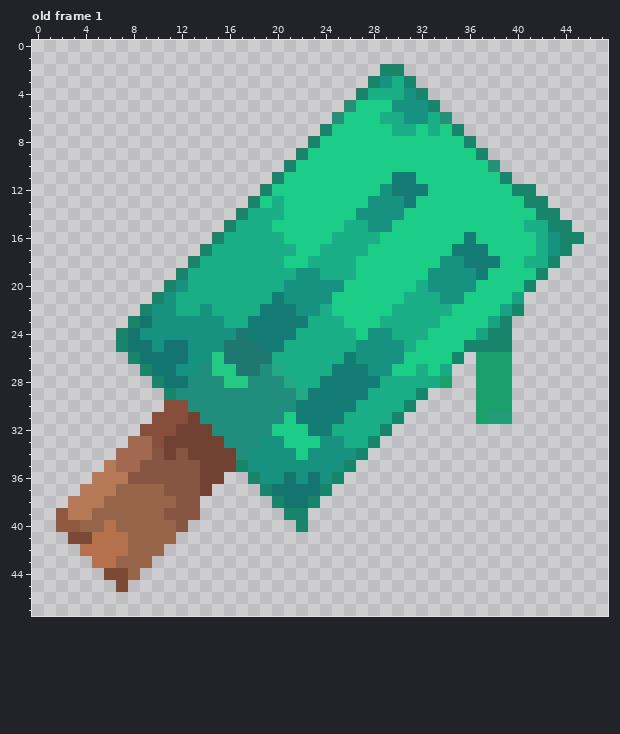
A animated GIF sprite gets an edit: site/img/mcc/cos/accessories/PopsicleGiga.gif. Above, as it was before the edit.
The file is 48x48 pixels. Colours within 5 levels of each other are drawn and written as one. Shown: old frame 1. The commit also changed other frames, which this record leaves out.
After:
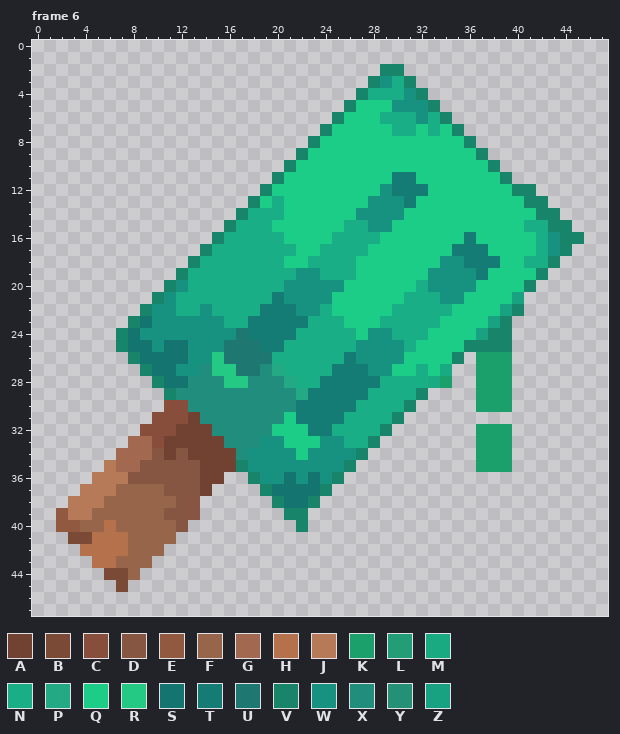
Palette (. is transparent): A #714131  B #7a4a36  C #874e3b  D #875643  E #925941  F #976549  G #a26850  H #b4714b  J #b67a58  K #1ca06b  L #229d76  M #19aa81  N #1aae87  P #23aa84  Q #1bcd87  R #24c984  S #147470  T #157b75  U #1f7772  V #18846a  W #179281  X #218e7d  Y #249076  Z #18a281
A new or re-ordered frame is compared with the old frame closest to it.
From old to new:
frames 1 -> 8
Frame 6 is new; against old frame 1:
The author put colour K in rows 32 to 35 at x 37 to 39.
Colour W becomes colour N in row 6 at x 31.
Colour Y becomes colour V in row 5 at x 26; in row 6 at x 25 and 34; in row 10 at x 38.
Colour K is gone in row 31 at x 37.
Colour L is gone in row 31 at x 38 to 39.
